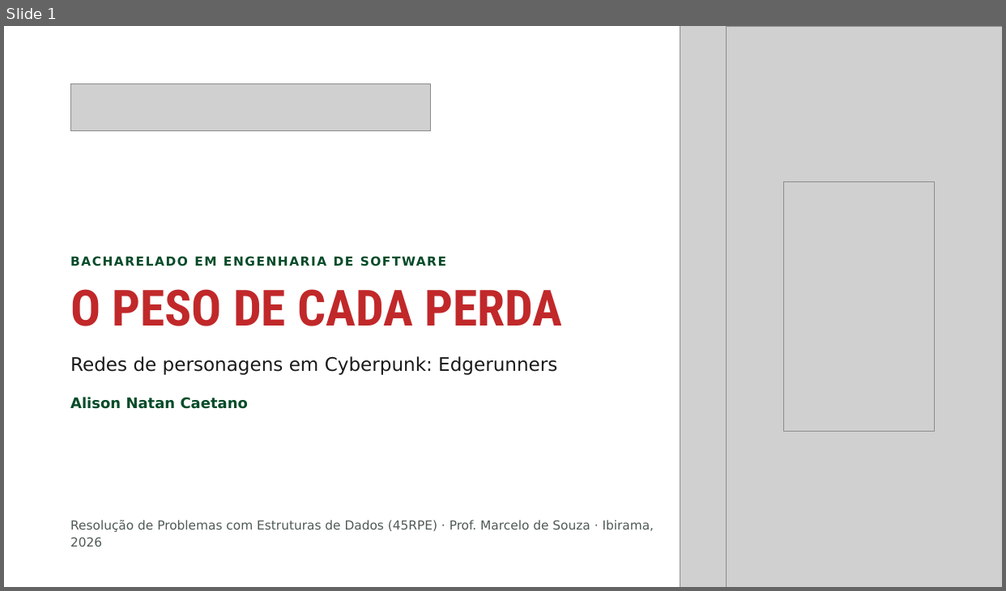
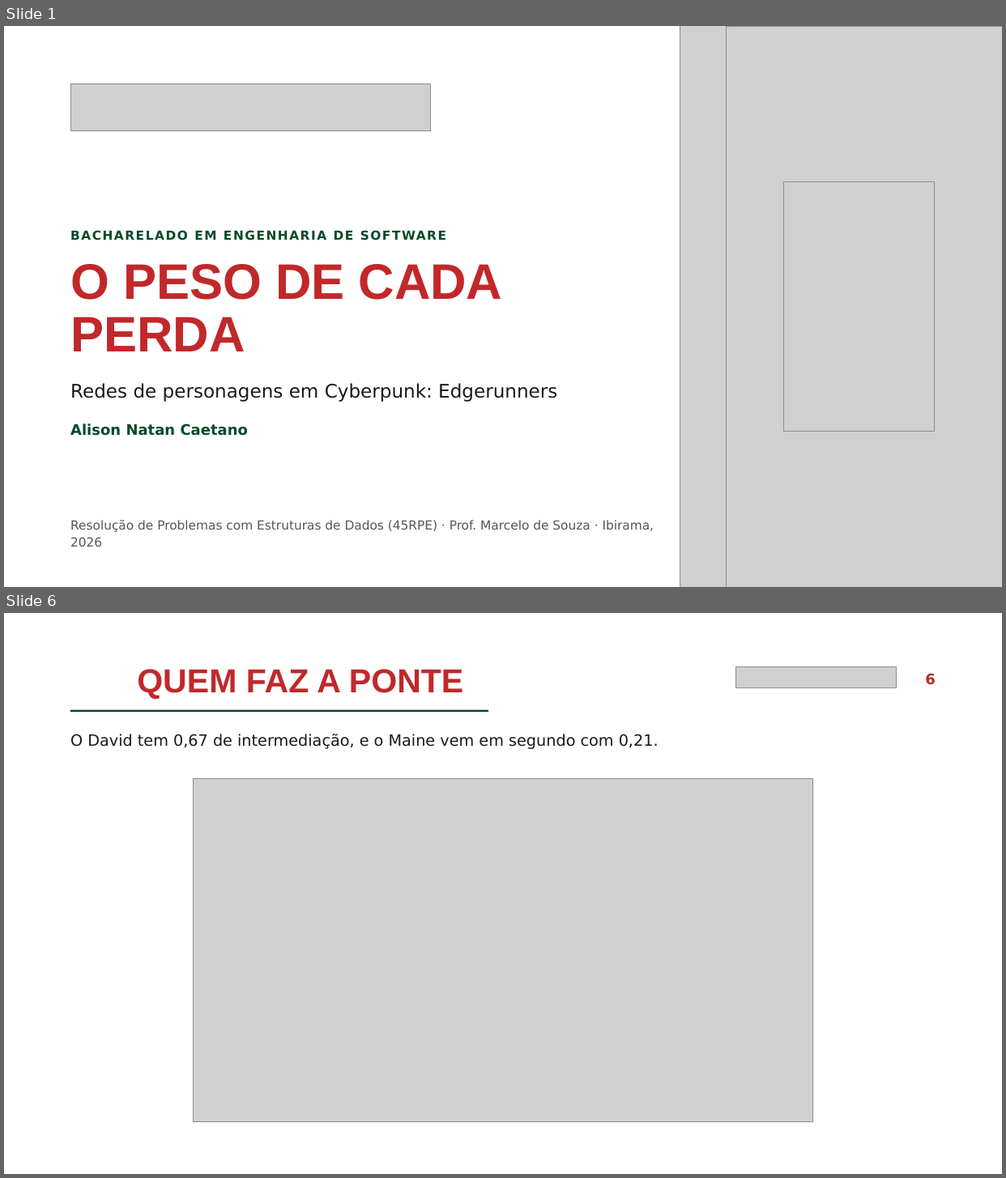
Before and after one commit to AlizonCaetano/dataset-cyberpunk, a slide deck: apresentacao.pptx. Shown one above the other, each under a label of ours: slide 1 before the commit, slides 1 and 6 after it; the slides between them are not shown. The pictures are 1006x591 and 1006x1178 pixels, drawn with LibreOffice and Linux fonts; fonts in the diff are those of the drawing; grey boxes stand for pictures. Boxes give left, top, right and bottom in pixels: in the first picture for what was removed or moved away, otherwise in the second. Text is boxed around its words. In the diff, an @@ line names an element or a change of style, - is before the commit and + after.

```diff
--- a/apresentacao.pptx
+++ b/apresentacao.pptx
@@ slide 6 added at <box>4,613,1002,1174</box>, background #FFFFFF @@
@@ title added at <box>137,669,463,699</box>, 32 pt, text #C1282A, bold @@
+QUEM FAZ A PONTE
@@ picture added at <box>736,667,897,688</box> @@
@@ text added at <box>925,673,935,684</box>, 14 pt, text #C1282A, bold @@
+6
@@ line added from (70, 711) to (488, 711), #054B28 2 pt @@
@@ text added at <box>70,734,658,749</box>, 15 pt, text #1A1A1A @@
+O David tem 0,67 de intermediação, e o Maine vem em segundo com 0,21.
@@ picture added at <box>193,778,812,1122</box> @@
@@ slide 1 changed as well @@
@@ text "BACHARELADO EM ENGENHARIA DE SOFTWARE": place and size @@
-text "BACHARELADO EM ENGENHARIA DE SOFTWARE" at <box>194,256,446,267</box>
+text "BACHARELADO EM ENGENHARIA DE SOFTWARE" at <box>194,230,446,241</box>
@@ title "O PESO DE CADA PERDA": place and size @@
-title "O PESO DE CADA PERDA" at <box>70,289,562,327</box>
+title "O PESO DE CADA PERDA" at <box>70,264,503,352</box>
@@ title "O PESO DE CADA PERDA" at <box>70,264,503,352</box>: font Roboto Condensed to Arial @@
@@ text "Redes de personagens em Cyberpunk: ...": place and size @@
-text "Redes de personagens em Cyberpunk: ..." at <box>70,356,557,375</box>
+text "Redes de personagens em Cyberpunk: ..." at <box>70,383,557,402</box>
@@ text "Alison Natan Caetano": place and size @@
-text "Alison Natan Caetano" at <box>70,397,248,409</box>
+text "Alison Natan Caetano" at <box>70,424,248,436</box>
```
Also in this commit, not shown: 9 other slides changed, 19 other slides added, 4 slides removed.
